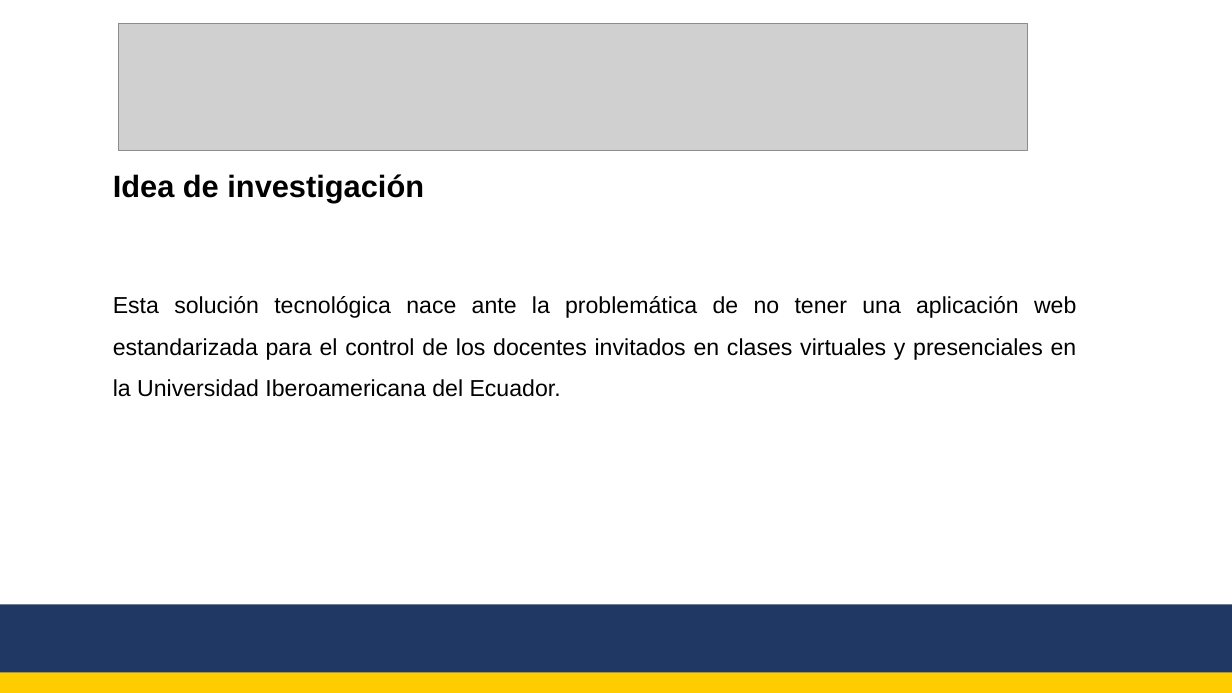
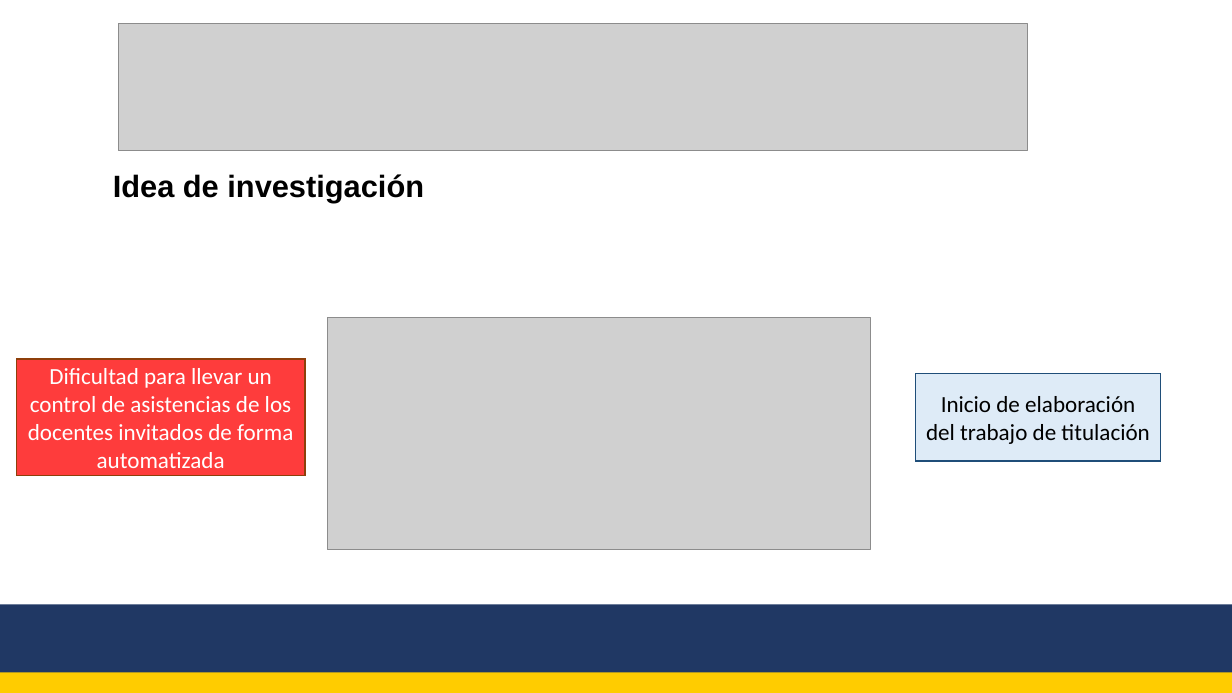
Before and after one commit to Aaron776/TesisDocumento, a slide deck: slide 2 of Presentacion del Trabajo de Titulacion.pptx. Drawn at 1232x693 pixels with LibreOffice and Linux fonts; fonts in the diff are those of the drawing; grey boxes stand for pictures. Boxes give left, top, right and bottom in pixels: in the first picture for what was removed or moved away, otherwise in the second. Text is boxed around its words. In the diff, an @@ line names an element or a change of style, - is before the commit and + after.

```diff
--- a/Presentacion del Trabajo de Titulacion.pptx
+++ b/Presentacion del Trabajo de Titulacion.pptx
@@ text removed at box(113, 296, 1077, 397) @@
-Esta solución tecnológica nace ante la problemática de no tener una aplicación web estandarizada para el control de los docentes invitados en clases virtuales y presenciales en la Universidad Iberoamericana del Ecuador.
@@ picture added at box(327, 317, 871, 550) @@
@@ rectangle added at box(17, 360, 306, 476), fill #FE3C3C, outline #8E3F0A 1 pt, 18 pt, text #FFFFFF @@
+Dificultad para llevar un control de asistencias de los docentes invitados de forma automatizada
@@ rectangle added at box(916, 373, 1161, 461), fill #DEEBF7, outline #1F4E79 1 pt, 18 pt, text #000000 @@
+Inicio de elaboración del trabajo de titulación
```
Also in this commit, not shown: 8 other slides changed, 18 slides added, 16 slides removed, 2 other files.
